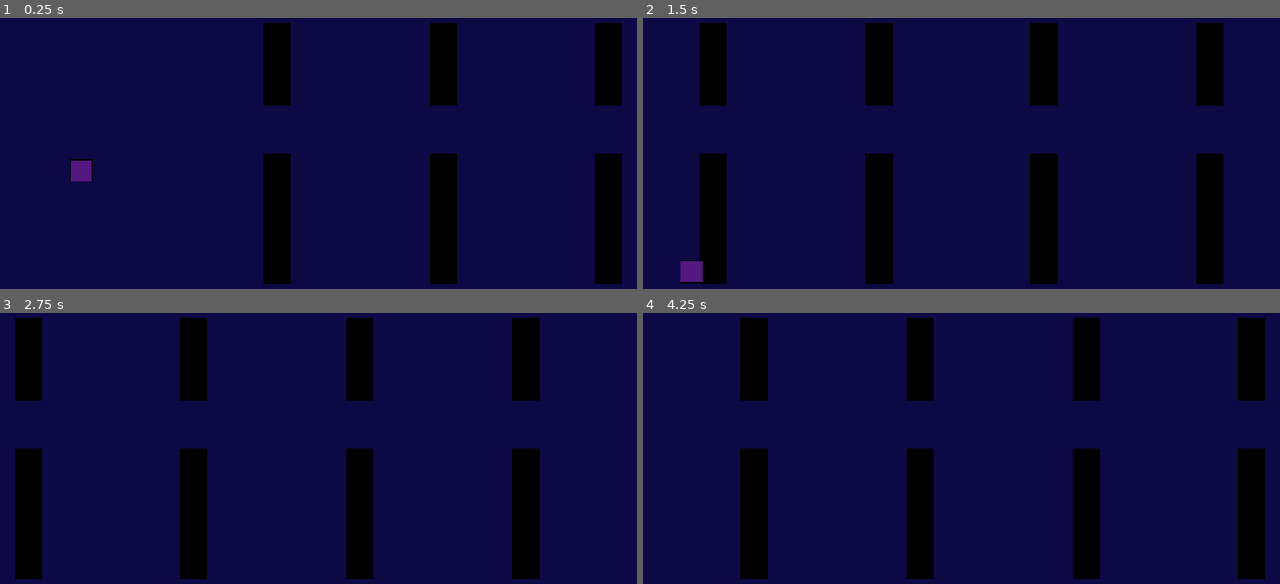
Above: before the commit, frames 1-4 (two rows, left to right).
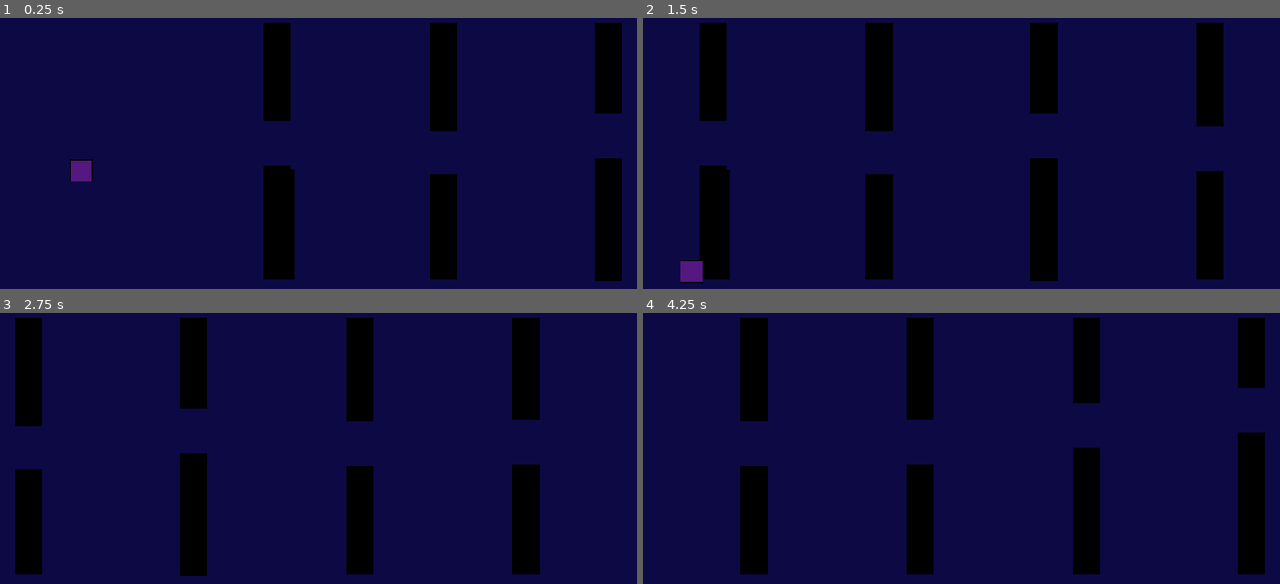
Above: after the commit, the same moments.

Repository: NileKnight1/flappy-bat
Game: Godot game, scene res://scenes/game.tscn
Two runs of this game, one before a commit and one after it. Both use one fixed random seed, a clock stepped at 60 frames per second and the inputs below. The project has no main scene, so this scene is started directly.
Inputs (mouse positions are in pixels of both pictures, inside the frame that each line leads up to):
- Up to frame 1 (0.25 s): no input
- Up to frame 2 (1.5 s): tap Enter at 0.5 s; move the mouse to (1101, 137) at 0.52 s; hold Right from 0.53 s (still down); tap Alt at 0.6 s; click (1101, 137) at 0.67 s; tap Space (jump) at 0.77 s; move the mouse to (834, 172) at 1.27 s; tap Shift at 1.35 s
- Up to frame 3 (2.75 s): tap Space (jump) at 1.52 s; move the mouse to (382, 369) at 2.02 s; release Right at 2.03 s; hold Left from 2.03 s (still down); tap Alt at 2.1 s
- Up to frame 4 (4.25 s): move the mouse to (929, 521) at 2.77 s; release Left at 2.78 s; hold Right from 2.78 s (still down); tap Shift at 2.85 s; click (929, 521) at 2.92 s; tap Space (jump) at 3.02, 3.77 s; move the mouse to (1152, 502) at 3.52 s; tap Alt at 3.6 s

The runs differ from the first frame. In frame 1, 1.8% of the frame differs, in the area x 41-98%, y 32-99%; in frame 2, 2.5%, in the area x 8-92%, y 32-99%; in frame 3, 2.4%; in frame 4, 2.0%.

Commit message:
spawning workin good pheew

Diff:
--- a/scenes/game.tscn
+++ b/scenes/game.tscn
@@ -2,9 +2,19 @@
 
 [ext_resource type="PackedScene" uid="uid://4vjxjsmvw54v" path="res://scenes/bat.tscn" id="1_uwrxv"]
 [ext_resource type="Script" uid="uid://ubl3nf231uqf" path="res://scripts/game.gd" id="1_yqjtg"]
+[ext_resource type="Script" uid="uid://64esjhfspsl7" path="res://scripts/ref.gd" id="2_lnu2h"]
 
 [sub_resource type="StyleBoxFlat" id="StyleBoxFlat_vlew8"]
 bg_color = Color(0.05164527, 0.035177767, 0.26976654, 1)
+
+[sub_resource type="StyleBoxFlat" id="StyleBoxFlat_k4568"]
+bg_color = Color(0, 0, 0, 1)
+
+[sub_resource type="RectangleShape2D" id="RectangleShape2D_bekt7"]
+size = Vector2(50, 200)
+
+[sub_resource type="RectangleShape2D" id="RectangleShape2D_vlew8"]
+size = Vector2(48, 200)
 
 [sub_resource type="StyleBoxFlat" id="StyleBoxFlat_yqjtg"]
 bg_color = Color(0.94, 0.94, 0.94, 0.29411766)
@@ -30,6 +40,26 @@
 theme_override_styles/panel = SubResource("StyleBoxFlat_vlew8")
 
 [node name="obstacles" type="Node2D" parent="map" unique_id=375510223]
+
+[node name="ref" type="Area2D" parent="map/obstacles" unique_id=665143006]
+position = Vector2(7, 124)
+script = ExtResource("2_lnu2h")
+
+[node name="panel" type="Panel" parent="map/obstacles/ref" unique_id=265598283]
+offset_left = -25.0
+offset_top = -100.0
+offset_right = 25.0
+offset_bottom = 100.0
+theme_override_styles/panel = SubResource("StyleBoxFlat_k4568")
+
+[node name="col" type="CollisionShape2D" parent="map/obstacles/ref" unique_id=1561078569]
+shape = SubResource("RectangleShape2D_bekt7")
+
+[node name="ref" type="StaticBody2D" parent="map/obstacles/ref" unique_id=1928727181]
+
+[node name="col" type="CollisionShape2D" parent="map/obstacles/ref/ref" unique_id=1343354710]
+shape = SubResource("RectangleShape2D_vlew8")
+debug_color = Color(0, 0.45075482, 0.9883931, 0.41960785)
 
 [node name="boundaries" type="Node2D" parent="map" unique_id=1041325356]
 position = Vector2(0, 113)
@@ -86,4 +116,5 @@
 [node name="player" parent="." unique_id=2128622806 instance=ExtResource("1_uwrxv")]
 position = Vector2(-429, -3)
 
+[connection signal="body_entered" from="map/obstacles/ref" to="map/obstacles/ref" method="_on_ref_body_entered"]
 [connection signal="body_entered" from="map/boundaries/Area2D" to="." method="_on_boundaries_body_entered"]
--- a/scenes/ref.tscn
+++ b/scenes/ref.tscn
@@ -23,11 +23,12 @@
 
 [node name="col" type="CollisionShape2D" parent="." unique_id=1561078569]
 shape = SubResource("RectangleShape2D_bekt7")
+debug_color = Color(0.36166668, 0.62, 0, 0.1882353)
 
 [node name="ref" type="StaticBody2D" parent="." unique_id=1928727181]
 
 [node name="col" type="CollisionShape2D" parent="ref" unique_id=1343354710]
 shape = SubResource("RectangleShape2D_vlew8")
-debug_color = Color(0, 0.45075482, 0.9883931, 0.41960785)
+debug_color = Color(0.82, 0.2542, 0.31077996, 0.31764707)
 
 [connection signal="body_entered" from="." to="." method="_on_ref_body_entered"]
--- a/scripts/game.gd
+++ b/scripts/game.gd
@@ -9,9 +9,9 @@
 func start_game():
 	game_running = 1
 	spawn_obstacle()
-	spawn_obstacle()
-	spawn_obstacle()
-	spawn_obstacle()
+	#spawn_obstacle()
+	#spawn_obstacle()
+	#spawn_obstacle()
 
 var game_running = 0
 
@@ -32,7 +32,7 @@
 var cur_x = 0
 var ref = preload("res://scenes/ref.tscn")
 var y1 = -140.0
-var y2 = 164
+var y2 = 124
 
 var gap = 80
 
@@ -40,7 +40,8 @@
 # 150/150/148 -75
 
 func spawn_obstacle():
-	var temp_size = 150
+	var temp_size = randi_range(100,200)
+	#var temp_size = 234
 
 	var temp = ref.instantiate()
 	temp.position.x = cur_x
@@ -59,21 +60,25 @@
 
 	temp = ref.instantiate()
 	temp.position.x = cur_x
-	temp.position.y = y2
 	temp.game = self
 
 	temp.get_node("col").shape = temp.get_node("col").shape.duplicate()
 	temp.get_node("ref").get_node("col").shape = temp.get_node("ref").get_node("col").shape.duplicate()
 
-	temp.position.y = y2-(200-temp_size)
+
+
 	temp_size = 464-gap-temp_size
+	#print(temp_size)
+	#print(y2+(200-temp_size)/2)
+	temp.position.y = (y2+(200-temp_size)/2)
 	temp.get_node("panel").size.y = temp_size
 	temp.get_node("panel").position.y = -100 + (200-temp_size)/2
 	temp.get_node("col").shape.size.y = temp_size
 	temp.get_node("ref").get_node("col").shape.size.y = temp_size-2
 
-	# 200/164
-	#
+	# 250/74
+	# 200/124
+	# 150/150
 
 	$map/obstacles.add_child(temp)
 	cur_x += 300
